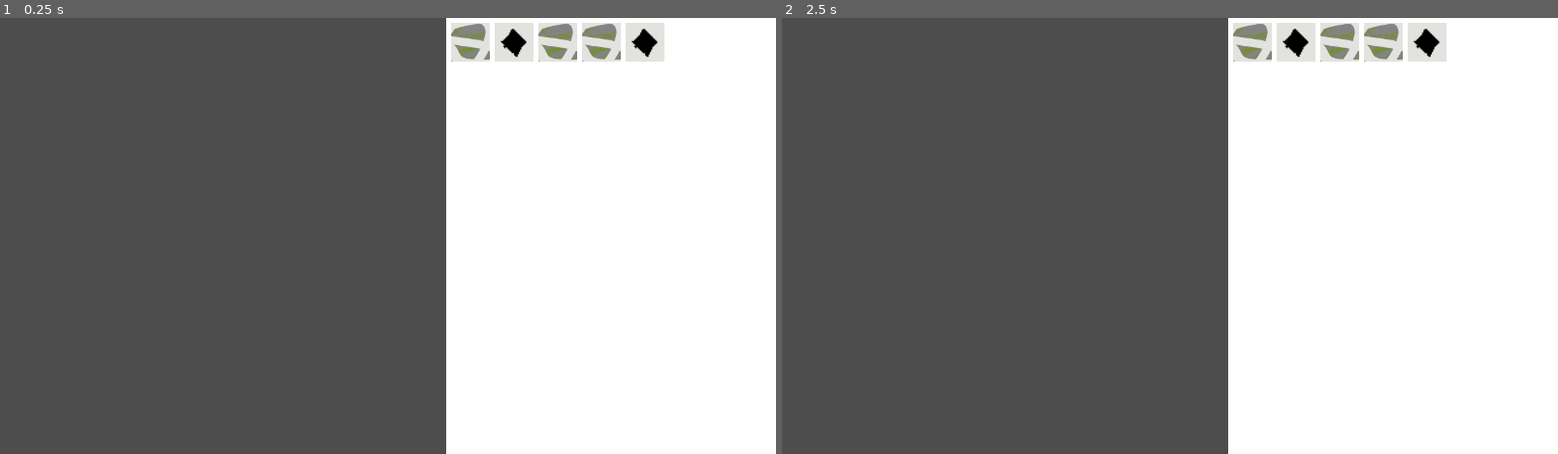
Above: before the commit, frames 1-2 (left to right).
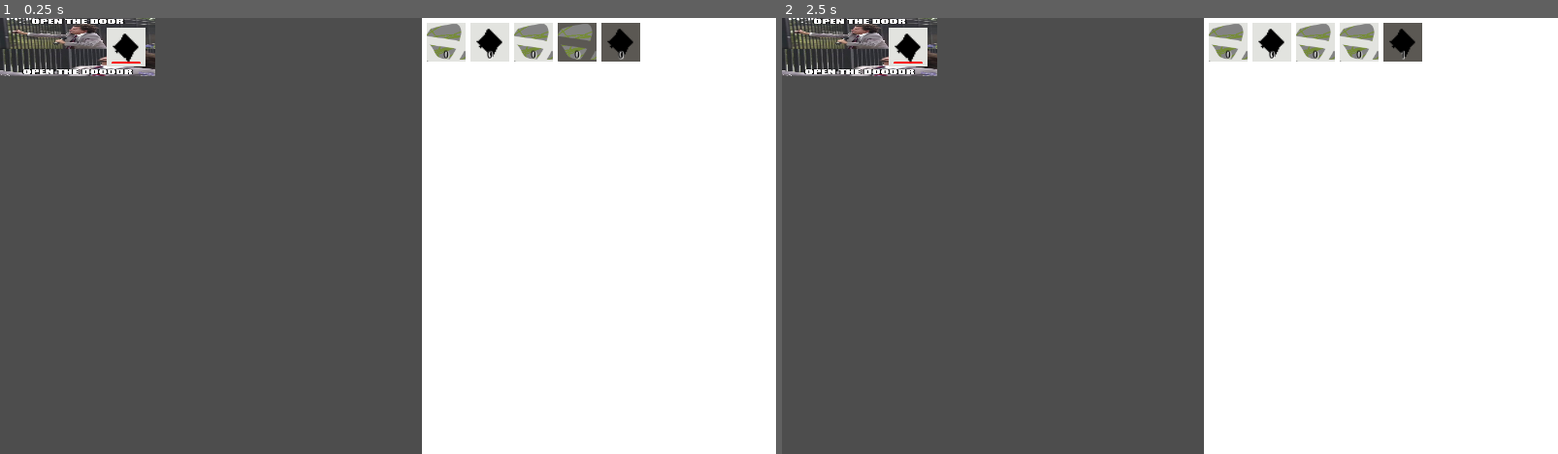
Above: after the commit, the same moments.

Repository: JusPSLiu/2024Fall49HourJamGame
Game: Godot game, scene res://Scenes/Screens/GameScreen.tscn
Two runs of this game, one before a commit and one after it. Both use one fixed random seed, a clock stepped at 60 frames per second and the inputs below. This scene is started directly instead of the project's main scene.
Inputs (mouse positions are in pixels of both pictures, inside the frame that each line leads up to):
- Up to frame 1 (0.25 s): no input
- Up to frame 2 (2.5 s): click (1255, 44) at 0.52 s; click (906, 48) at 1.27 s; click (906, 48) at 2.02 s

The runs differ from the first frame. In frame 1, 7.1% of the frame differs, in the area x 0-86%, y 0-100%; in frame 2, 7.0%.

Commit message:
feat: purchasing

Diff:
--- a/Scenes/GridTile.tscn
+++ b/Scenes/GridTile.tscn
@@ -79,3 +79,4 @@
 
 [connection signal="mouse_entered" from="TextureButton" to="." method="_on_Button_mouse_entered"]
 [connection signal="mouse_exited" from="TextureButton" to="." method="_on_Button_mouse_exited"]
+[connection signal="pressed" from="TextureButton" to="." method="_on_texture_button_pressed"]
--- a/Scenes/IngredientTile.tscn
+++ b/Scenes/IngredientTile.tscn
@@ -2,7 +2,7 @@
 
 [ext_resource type="Script" path="res://Scripts/ingredient_tile.gd" id="1_avrr1"]
 
-[node name="IngredientTIle" type="Control"]
+[node name="IngredientTile" type="Control"]
 custom_minimum_size = Vector2(64, 64)
 layout_mode = 3
 anchors_preset = 0
--- a/Scenes/Screens/GameGrid.tscn
+++ b/Scenes/Screens/GameGrid.tscn
@@ -2,7 +2,9 @@
 
 [ext_resource type="Script" path="res://Scripts/game_grid.gd" id="1_q8jw7"]
 
-[node name="GameGrid" type="Node2D" node_paths=PackedStringArray("gameGridContainer")]
+[node name="GameGrid" type="Control" node_paths=PackedStringArray("gameGridContainer")]
+layout_mode = 3
+anchors_preset = 0
 script = ExtResource("1_q8jw7")
 gameGridContainer = NodePath("ScrollContainer/HBoxContainer/VBoxContainer/GridContainer")
 tileOrder = Array[String](["sample3", "sample2", "sample4", "sample5", "sample"])
--- a/Scenes/Screens/GameScreen.tscn
+++ b/Scenes/Screens/GameScreen.tscn
@@ -1,8 +1,18 @@
-[gd_scene load_steps=2 format=3 uid="uid://bea40v36n8hoc"]
+[gd_scene load_steps=3 format=3 uid="uid://bea40v36n8hoc"]
 
 [ext_resource type="PackedScene" uid="uid://5hdwnchwawle" path="res://Scenes/Screens/GameGrid.tscn" id="1_7yhet"]
+[ext_resource type="PackedScene" uid="uid://cpea55l2oxor" path="res://Scenes/resourceHarvester.tscn" id="2_5hyvp"]
 
-[node name="GameScreen" type="Node2D"]
+[node name="GameScreen" type="Control"]
+layout_mode = 3
+anchors_preset = 15
+anchor_right = 1.0
+anchor_bottom = 1.0
+grow_horizontal = 2
+grow_vertical = 2
 
 [node name="GameGrid" parent="." instance=ExtResource("1_7yhet")]
-position = Vector2(736, 0)
+offset_left = 696.0
+offset_right = 696.0
+
+[node name="ResourceHarvester" parent="." instance=ExtResource("2_5hyvp")]
--- /dev/null
+++ b/Scenes/resourceHarvester.tscn
@@ -0,0 +1,57 @@
+[gd_scene load_steps=7 format=3 uid="uid://cpea55l2oxor"]
+
+[ext_resource type="Script" path="res://Scripts/resource_harvester.gd" id="1_e7fis"]
+[ext_resource type="Texture2D" uid="uid://bhjbfqbccidat" path="res://Art/Elevator/Door.jpg" id="1_pgnbk"]
+[ext_resource type="Texture2D" uid="uid://dlwo6y5pl4yy5" path="res://Art/sampleTile2.png" id="2_8ay46"]
+[ext_resource type="Texture2D" uid="uid://dylbo162gnx3b" path="res://Art/buttonReady.png" id="3_hxexg"]
+[ext_resource type="Texture2D" uid="uid://qnidilimvjk6" path="res://Art/progressBarBack.png" id="3_odlmo"]
+[ext_resource type="Texture2D" uid="uid://mtgftbs8puld" path="res://Art/progressBarForward.png" id="4_pmj2g"]
+
+[node name="ResourceHarvester" type="Control"]
+layout_mode = 3
+anchors_preset = 0
+script = ExtResource("1_e7fis")
+resourceName = "sample"
+baseMiningSpeedPerSec = 1.0
+
+[node name="TextureRect" type="TextureRect" parent="."]
+custom_minimum_size = Vector2(256, 96)
+offset_right = 256.0
+offset_bottom = 96.0
+texture = ExtResource("1_pgnbk")
+expand_mode = 1
+
+[node name="resourceTile" type="Control" parent="."]
+custom_minimum_size = Vector2(64, 64)
+layout_mode = 3
+anchors_preset = 0
+offset_left = 176.0
+offset_top = 16.0
+offset_right = 240.0
+offset_bottom = 80.0
+
+[node name="ColorRect" type="TextureButton" parent="resourceTile"]
+layout_mode = 0
+offset_right = 64.0
+offset_bottom = 64.0
+texture_normal = ExtResource("3_hxexg")
+stretch_mode = 0
+
+[node name="TextureRect" type="TextureRect" parent="resourceTile"]
+custom_minimum_size = Vector2(64, 64)
+layout_mode = 0
+offset_right = 64.0
+offset_bottom = 64.0
+mouse_filter = 2
+texture = ExtResource("2_8ay46")
+
+[node name="TextureProgressBar" type="TextureProgressBar" parent="resourceTile"]
+layout_mode = 0
+offset_left = 8.0
+offset_top = 56.0
+offset_right = 56.0
+offset_bottom = 60.0
+texture_under = ExtResource("3_odlmo")
+texture_progress = ExtResource("4_pmj2g")
+
+[connection signal="pressed" from="resourceTile/ColorRect" to="." method="startHarvest"]
--- a/Scripts/game_grid.gd
+++ b/Scripts/game_grid.gd
@@ -1,5 +1,4 @@
-extends Node2D
-
+extends Control
 class_name gameGrid
 
 @export var gameGridContainer: GridContainer
--- a/Scripts/grid_tile.gd
+++ b/Scripts/grid_tile.gd
@@ -7,6 +7,7 @@
 var description: String = "No description"
 var craftQuantity: int = 1
 var components: Array
+var componentTiles : Array
 
 @onready var neededTilesHolder: HBoxContainer = $InfoCard/ColorRect/VBoxContainer/HBoxContainer
 var ingredientTileScene: PackedScene = preload("res://Scenes/IngredientTile.tscn")
@@ -15,18 +16,38 @@
 	$InfoCard.hide()
 	$TextureRect.texture = image
 	$TextureRect.scale = Vector2(64/$TextureRect.size.x,64/$TextureRect.size.y)
+	$InfoCard/ColorRect/VBoxContainer/Label.text = tileName
+	$InfoCard/ColorRect/VBoxContainer/Label2.text = description
 	for component in components:
 		var iTile = ingredientTileScene.instantiate()
 		var iImage = GridTileSingleton.get_tile(component["tileName"]).image
-		iTile.setVariables(iImage, component["quantity"])
+		iTile.setVariables(component["tileName"], iImage, component["quantity"], component["catalyst"])
 		neededTilesHolder.add_child(iTile)
+		componentTiles.append(iTile)
+	refresh()
 
-func refreshQuantity():
+func refresh():
 	var quantity = GridTileSingleton.getQuantity(tileName)
-	$Label.text = str(quantity) if quantity > 1 else ""
+	$Label.text = str(quantity)
+	var canAfford = true
+	for cTile in componentTiles:
+		if cTile.catalyst and GridTileSingleton.tileQuantities[cTile.ingredientName] > 0:
+			continue
+		elif cTile.quantity > GridTileSingleton.tileQuantities[cTile.ingredientName]:
+			canAfford = false
+			break
+	$TextureButton.disabled = true if !canAfford else false
 
 func _on_Button_mouse_entered():
 	$InfoCard.show()
 
 func _on_Button_mouse_exited():
 	$InfoCard.hide()
+
+func _on_texture_button_pressed() -> void:
+	GridTileSingleton.tileQuantities[tileName] += 1
+	for cTile in componentTiles:
+		if cTile.catalyst:
+			continue
+		GridTileSingleton.tileQuantities[cTile.ingredientName] -= cTile.quantity
+	GridTileSingleton.refreshAllTileQuantities()
--- a/Scripts/grid_tile_singleton.gd
+++ b/Scripts/grid_tile_singleton.gd
@@ -65,7 +65,7 @@
 func set_default_quantities():
 	for tileName in tiles:
 		tileQuantities[tileName] = 0
-		tiles[tileName].refreshQuantity()
+	refreshAllTileQuantities()
 
 func getQuantity(tile_name: String):
 	return tileQuantities[tile_name]
@@ -73,3 +73,7 @@
 # Function to get a tile by name
 func get_tile(tile_name: String) -> gridTile:
 	return tiles.get(tile_name, null)
+
+func refreshAllTileQuantities():
+	for tileName in tiles:
+		tiles[tileName].refresh()
--- a/Scripts/ingredient_tile.gd
+++ b/Scripts/ingredient_tile.gd
@@ -2,7 +2,14 @@
 
 class_name ingredientTile
 
-func setVariables(image: Texture2D, quantity: int):
+var quantity: int
+var ingredientName: String
+var catalyst: bool
+
+func setVariables(iName: String, image: Texture2D, q: int, c: bool):
+	ingredientName = iName
+	quantity = q
+	catalyst = c
 	$TextureRect.texture = image
 	$TextureRect.scale = Vector2(64/$TextureRect.size.x,64/$TextureRect.size.y)
-	$Label.text = str(quantity) if quantity > 1 else ""
+	$Label.text = str(quantity) if !c else ""
--- /dev/null
+++ b/Scripts/resource_harvester.gd
@@ -0,0 +1,35 @@
+extends Control
+
+@export var resourceName: String
+@export var baseMiningSpeedPerSec: float
+
+@onready var resource = GridTileSingleton.get_tile(resourceName)
+
+var started: bool = false
+var progress = 0
+
+# Called when the node enters the scene tree for the first time.
+func _ready() -> void:
+	$resourceTile/TextureRect.texture = resource.image
+
+# Called every frame. 'delta' is the elapsed time since the previous frame.
+func _process(delta: float) -> void:
+	if !started:
+		return
+	progress += delta/baseMiningSpeedPerSec * 100
+	$resourceTile/TextureProgressBar.value = clampf(progress,0,100)
+	if progress >= 100:
+		progress = 0
+		$resourceTile/TextureProgressBar.value = progress
+		started = false
+		onHarvested()
+
+func startHarvest():
+	if started:
+		return
+	started = true
+	progress = 0
+
+func onHarvested():
+	GridTileSingleton.tileQuantities[resourceName] += 1
+	GridTileSingleton.refreshAllTileQuantities()
--- a/gridTileJSONS/sample2.json
+++ b/gridTileJSONS/sample2.json
@@ -1,7 +1,7 @@
 {
 	"tileName": "sample2",
 	"image": "res://Art/sampleTile.png",
-	"description": "No description",
+	"description": "No descn",
 	"craftQuantity": 1,
 	"components":
 	[
--- a/gridTileJSONS/sample3.json
+++ b/gridTileJSONS/sample3.json
@@ -1,7 +1,7 @@
 {
 	"tileName": "sample3",
 	"image": "res://Art/sampleTile2.png",
-	"description": "No description",
+	"description": "No des",
 	"craftQuantity": 1,
 	"components":
 	[
--- a/gridTileJSONS/sample5.json
+++ b/gridTileJSONS/sample5.json
@@ -5,5 +5,10 @@
 	"craftQuantity": 1,
 	"components":
 	[
+		{
+			"tileName": "sample",
+			"quantity": 162334,
+			"catalyst": true
+		}
 	]
 }
Binary file added: Art/progressBarBack.png
Not shown, added: Art/progressBarBack.png.import
Binary file added: Art/progressBarForward.png
Not shown, added: Art/progressBarForward.png.import
